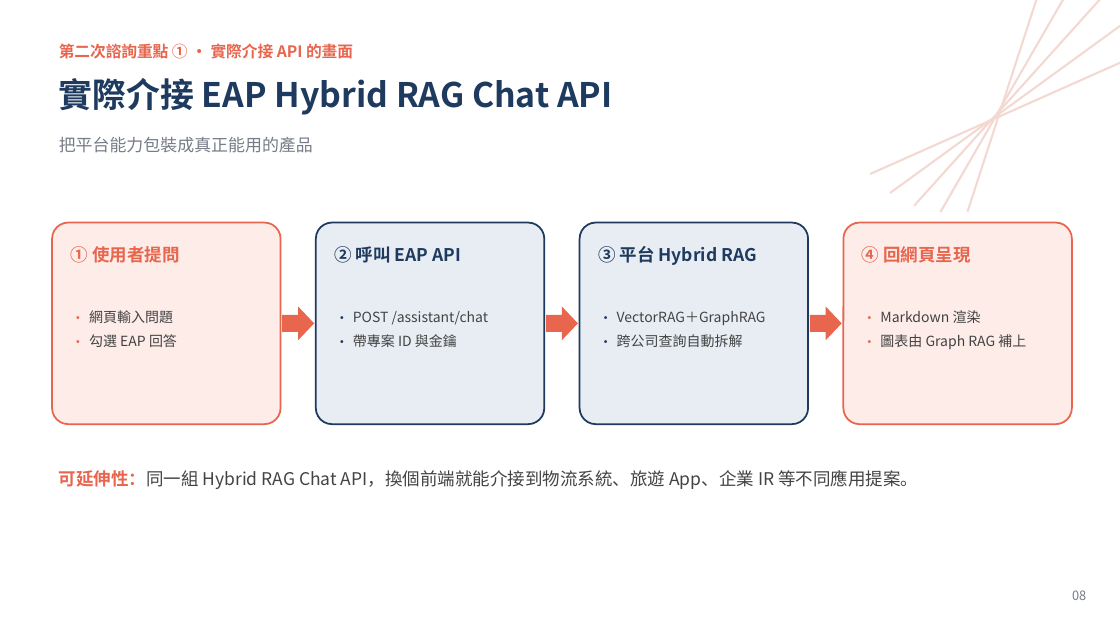
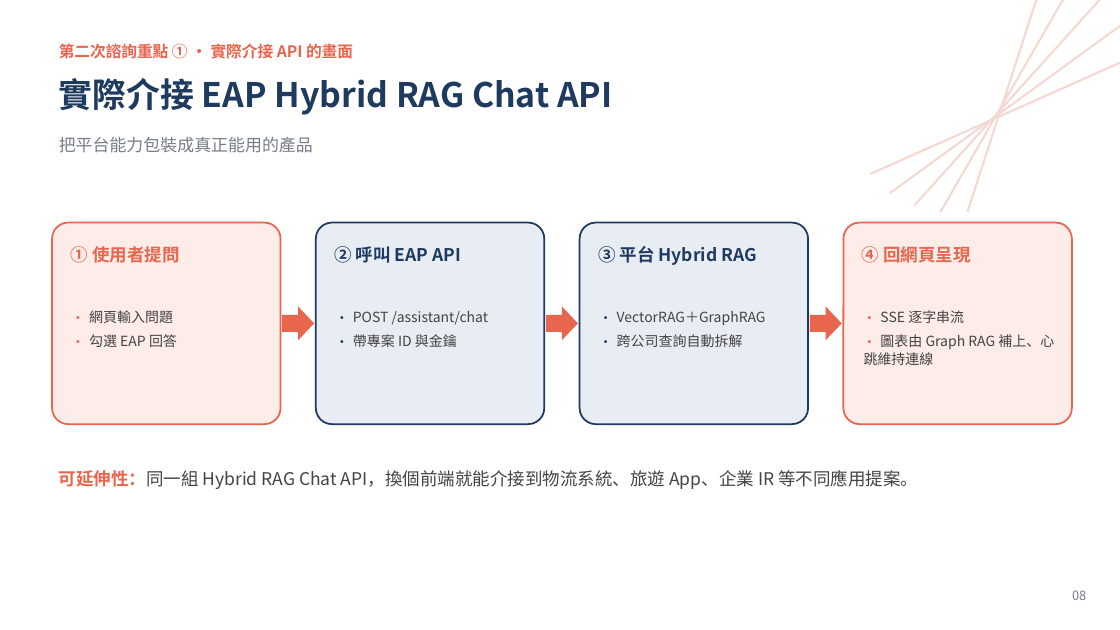
Before and after one commit to WangChiaChen/hybrid-rag-project, a slide deck: slide 8 of 顧問簡報_升級版.pptx. Drawn at 1120x630 pixels with LibreOffice and Linux fonts; fonts in the diff are those of the drawing. Boxes give left, top, right and bottom in pixels: in the first picture for what was removed or moved away, otherwise in the second. Text is boxed around its words. In the diff, an @@ line names an element or a change of style, - is before the commit and + after.

```diff
--- a/顧問簡報_升級版.pptx
+++ b/顧問簡報_升級版.pptx
@@ text at <box>864,310,1054,365</box>: text changed @@
-· Markdown 渲染
-· 圖表由 Graph RAG 補上
+· SSE 逐字串流
+· 圖表由 Graph RAG 補上、心跳維持連線
```
Also in this commit, not shown: 2 other slides changed, 1 other file.
